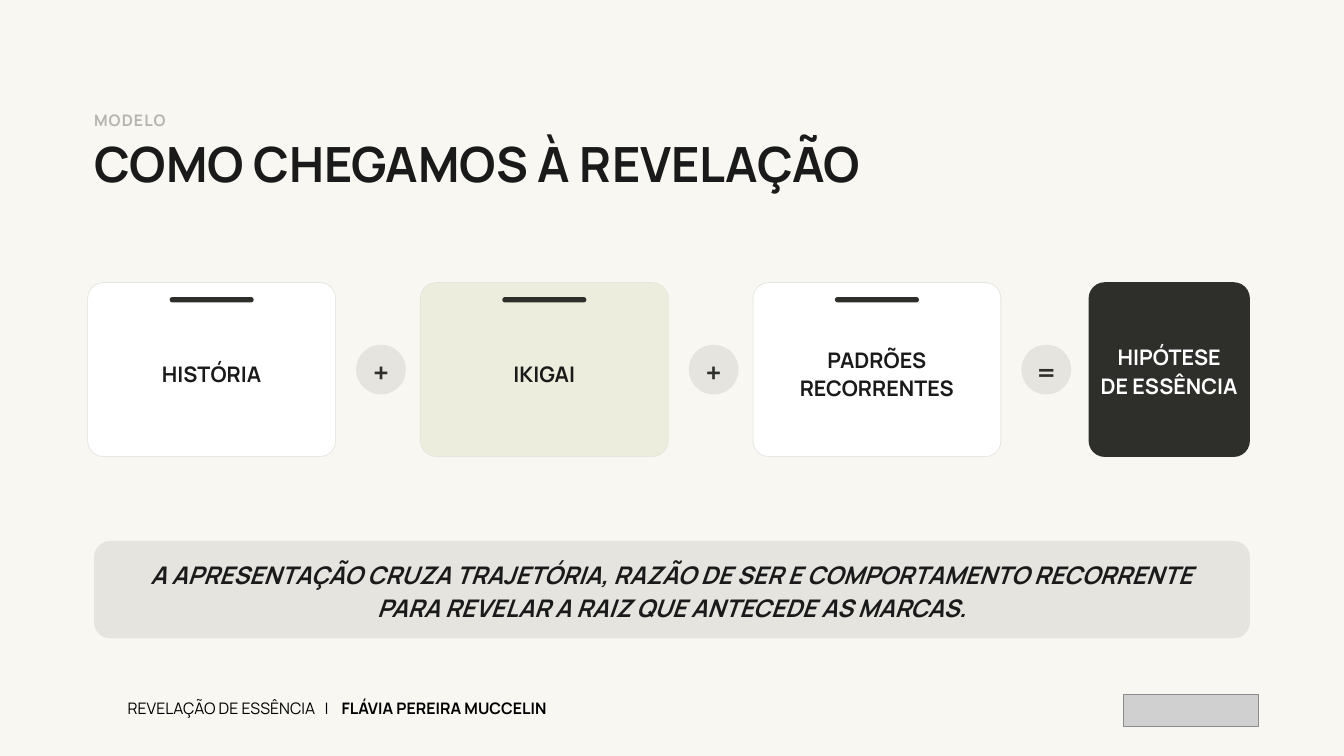
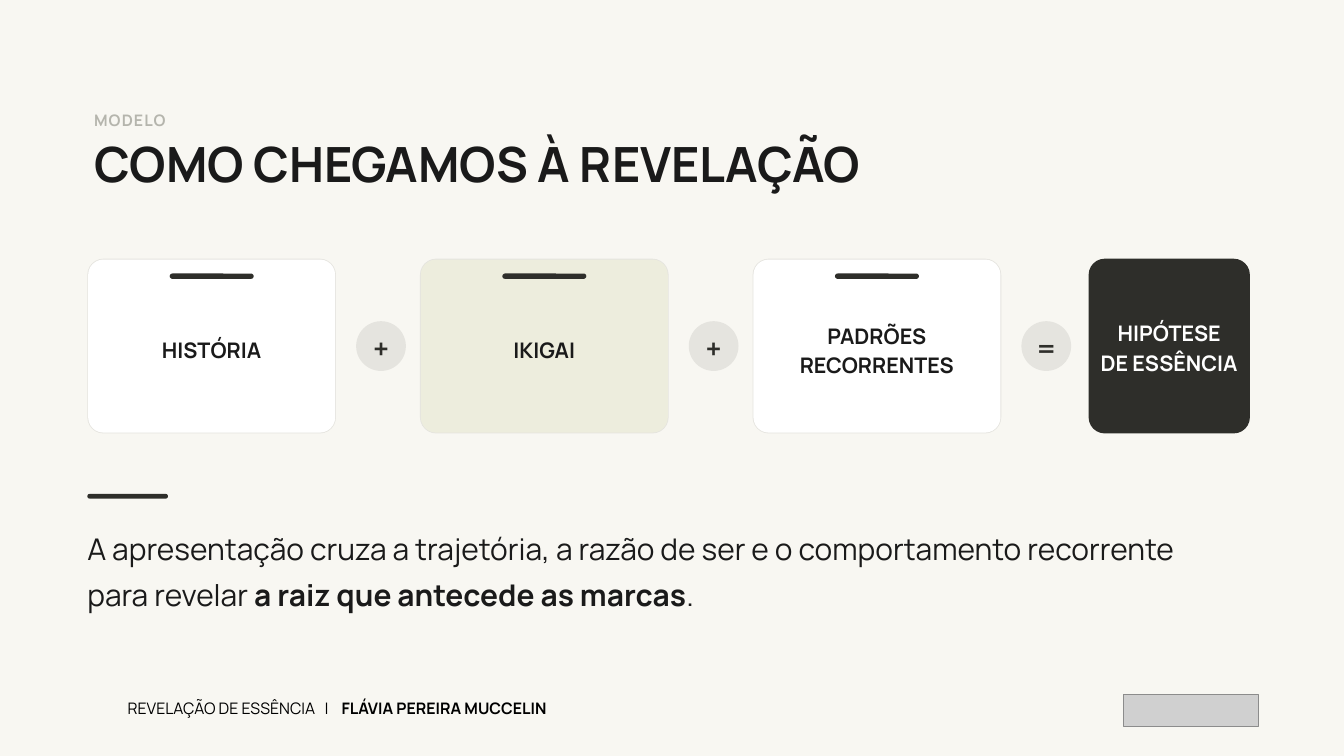
Before and after one commit to kellyalbertkabrand/Apresentacao_Revelacao_de_Essencia, a slide deck: slide 7 of Revelacao-de-Essencia-Flavia-Pereira-Muccelin.pptx (slide 4 before the commit). Drawn at 1344x756 pixels with LibreOffice and Linux fonts; fonts in the diff are those of the drawing; grey boxes stand for pictures. Boxes give left, top, right and bottom in pixels: in the first picture for what was removed or moved away, otherwise in the second. Text is boxed around its words. In the diff, an @@ line names an element or a change of style, - is before the commit and + after.

```diff
--- a/Revelacao-de-Essencia-Flavia-Pereira-Muccelin.pptx
+++ b/Revelacao-de-Essencia-Flavia-Pereira-Muccelin.pptx
@@ 10 rounded rectangles, 7 texts, 3 ellipses: place and size @@
-10 rounded rectangles, 7 texts, 3 ellipses at [87, 282, 1250, 457]
+10 rounded rectangles, 7 texts, 3 ellipses at [87, 259, 1250, 433]
@@ rounded rectangle added at [87, 494, 168, 499], fill #2E2E2A @@
@@ text at [87, 536, 1174, 613]: text changed; size 26 to 32 pt; bold off; italic off @@
-A APRESENTAÇÃO CRUZA TRAJETÓRIA, RAZÃO DE SER E COMPORTAMENTO RECORRENTE PARA REVELAR A RAIZ QUE ANTECEDE AS MARCAS.
+A apresentação cruza a trajetória, a razão de ser e o comportamento recorrente para revelar a raiz que antecede as marcas.
@@ text "A apresentação cruza a trajetória, ..." at [87, 536, 1174, 613]: vertical alignment middle to top @@
@@ rounded rectangle removed at [94, 541, 1250, 638] @@
```
Also in this commit, not shown: 16 other slides changed, 7 slides added, 1 other file.
